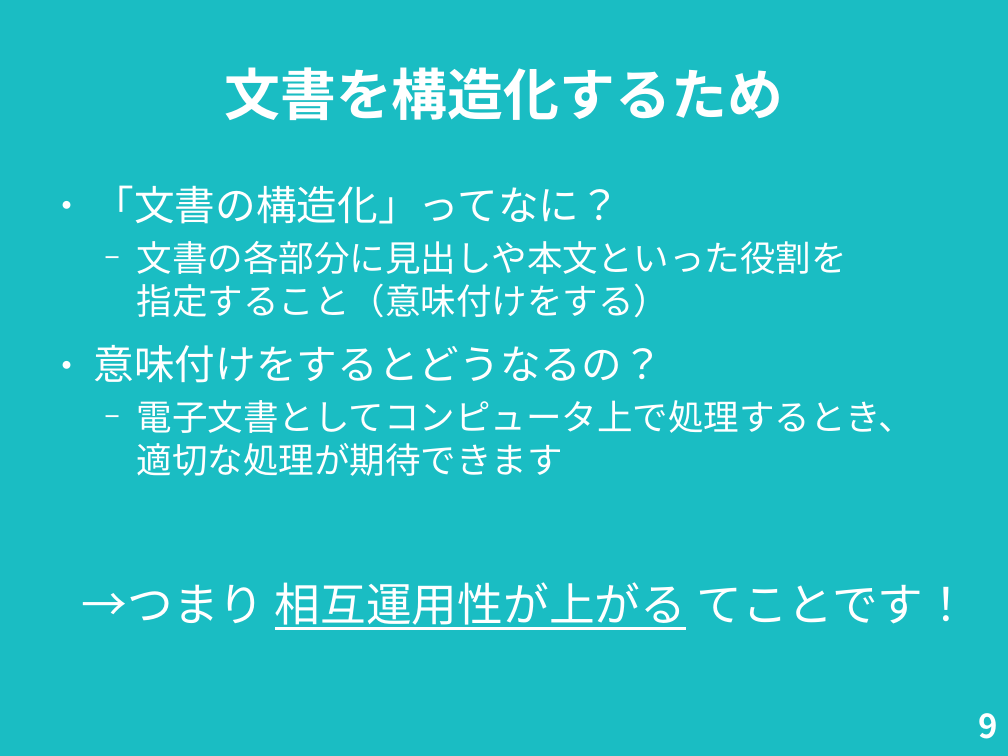
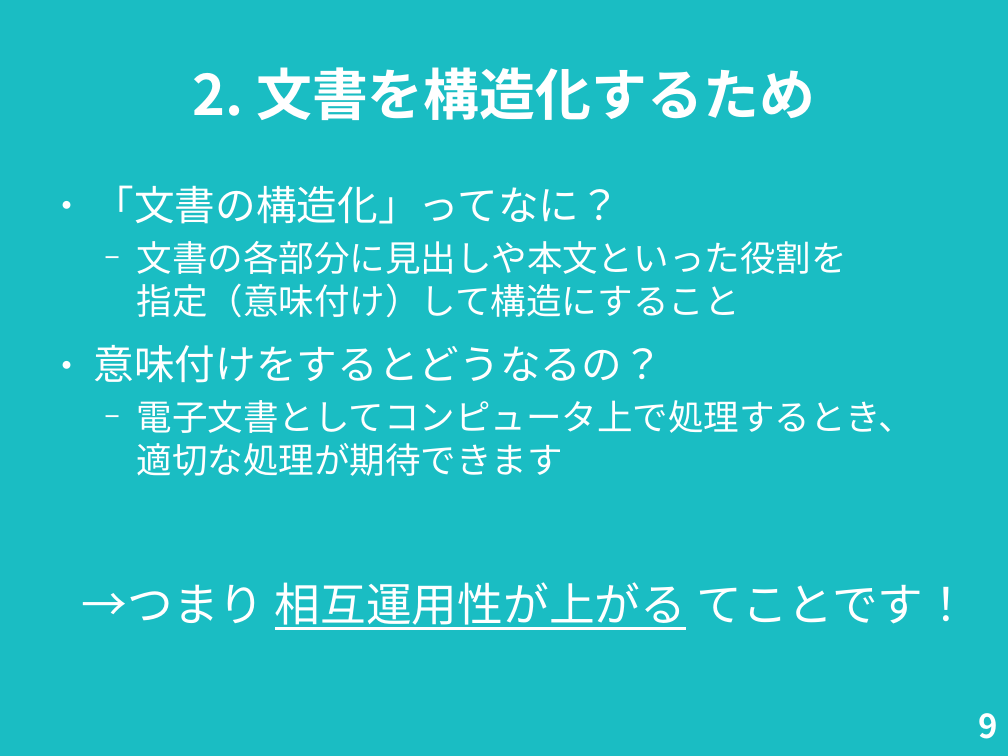
Before and after one commit to nogajun/libreofficekaigi2018-handson, a slide deck: slide 9 of docs/20180512-writer_handson_slide.odp. Drawn at 1008x756 pixels with LibreOffice and Linux fonts; fonts in the diff are those of the drawing. Boxes give left, top, right and bottom in pixels: in the first picture for what was removed or moved away, otherwise in the second. Text is boxed around its words. In the diff, an @@ line names an element or a change of style, - is before the commit and + after.

```diff
--- a/docs/20180512-writer_handson_slide.odp
+++ b/docs/20180512-writer_handson_slide.odp
@@ title at bbox=[192, 67, 815, 120]: text changed @@
-文書を構造化するため
+2. 文書を構造化するため
@@ text at bbox=[137, 241, 847, 318]: text changed @@
-  − 文書の各部分に見出しや本文といった役割を
-    指定すること（意味付けをする）
+  − 文書の各部分に見出しや本文といった役割を
+    指定（意味付け）して構造にすること
```
Also in this commit, not shown: 11 other slides changed, 2 other files.
